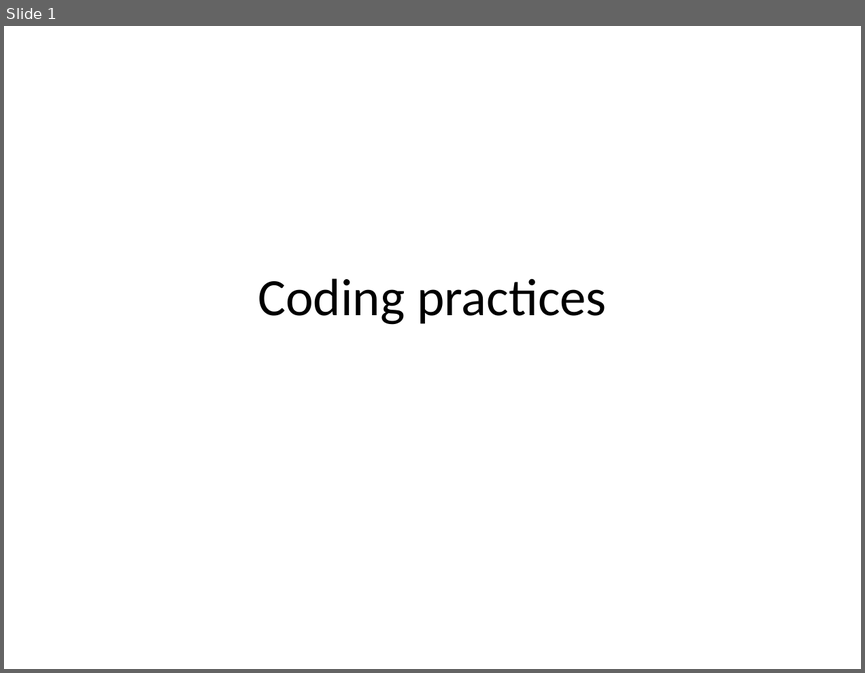
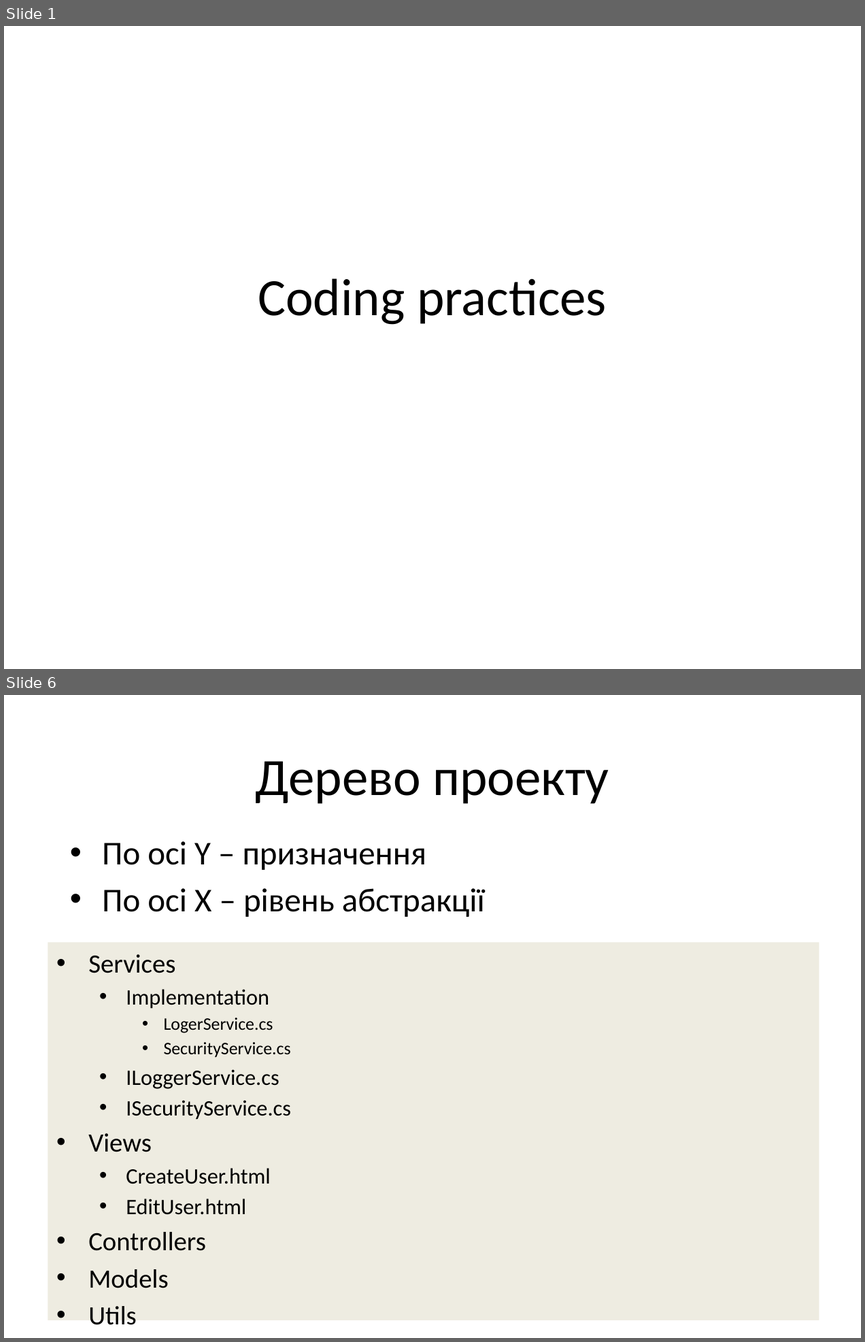
Before and after one commit to siryc/TORT, a slide deck: 1 Coding Practices/1 Coding practices Final.pptx. Shown one above the other, each under a label of ours: slide 1 before the commit, slides 1 and 6 after it; the slides between them are not shown. The pictures are 865x673 and 865x1342 pixels, drawn with LibreOffice and Linux fonts; fonts in the diff are those of the drawing. Boxes give left, top, right and bottom in pixels: in the first picture for what was removed or moved away, otherwise in the second. Text is boxed around its words. In the diff, an @@ line names an element or a change of style, - is before the commit and + after.

```diff
--- a/1 Coding Practices/1 Coding practices Final.pptx
+++ b/1 Coding Practices/1 Coding practices Final.pptx
@@ slide 6 added at (4,695,861,1338), background #FFFFFF @@
@@ title added at (255,761,609,804), 44 pt, text #000000 @@
+Дерево проекту
@@ text added at (102,841,485,917), 28 pt, text #000000 @@
+• По осі Y – призначення
+• По осі X – рівень абстракції
@@ text added at (48,942,819,1320), fill #EEECE1, 18.5 pt, text #000000 @@
+• Services
+  • Implementation
+    • LogerService.cs
+    • SecurityService.cs
+  • ILoggerService.cs
+  • ISecurityService.cs
+• Views
+  • CreateUser.html
+  • EditUser.html
+• Controllers
+• Models
+• Utils
```
Also in this commit, not shown: 11 slides changed, 15 other slides added, 4 slides removed.
